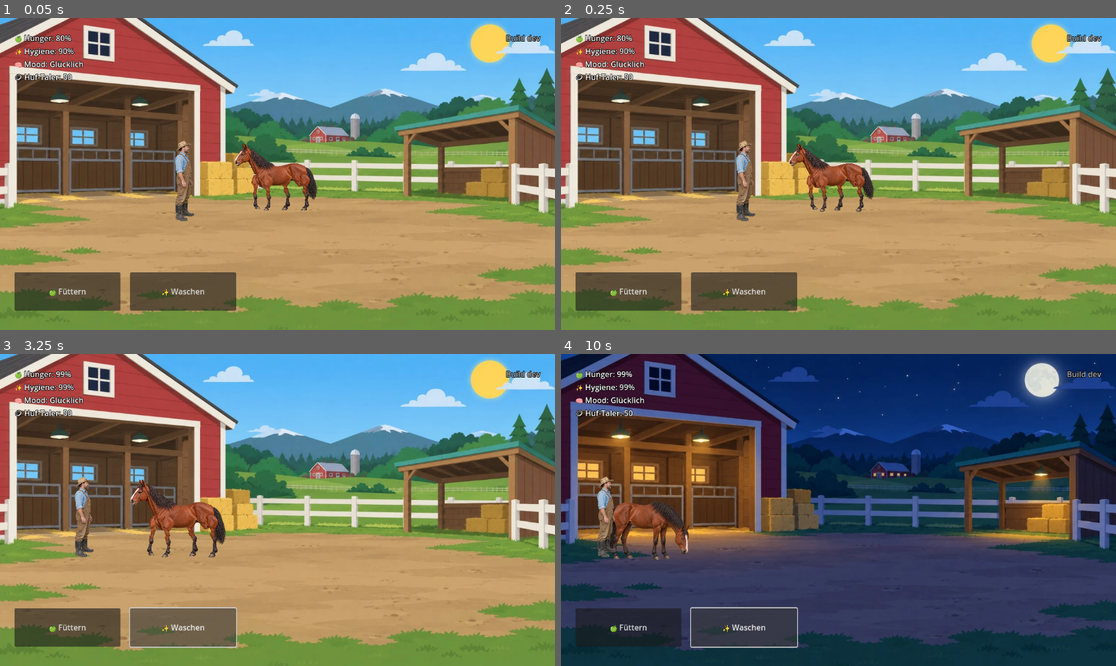
Above: before the commit, frames 1-4 (two rows, left to right).
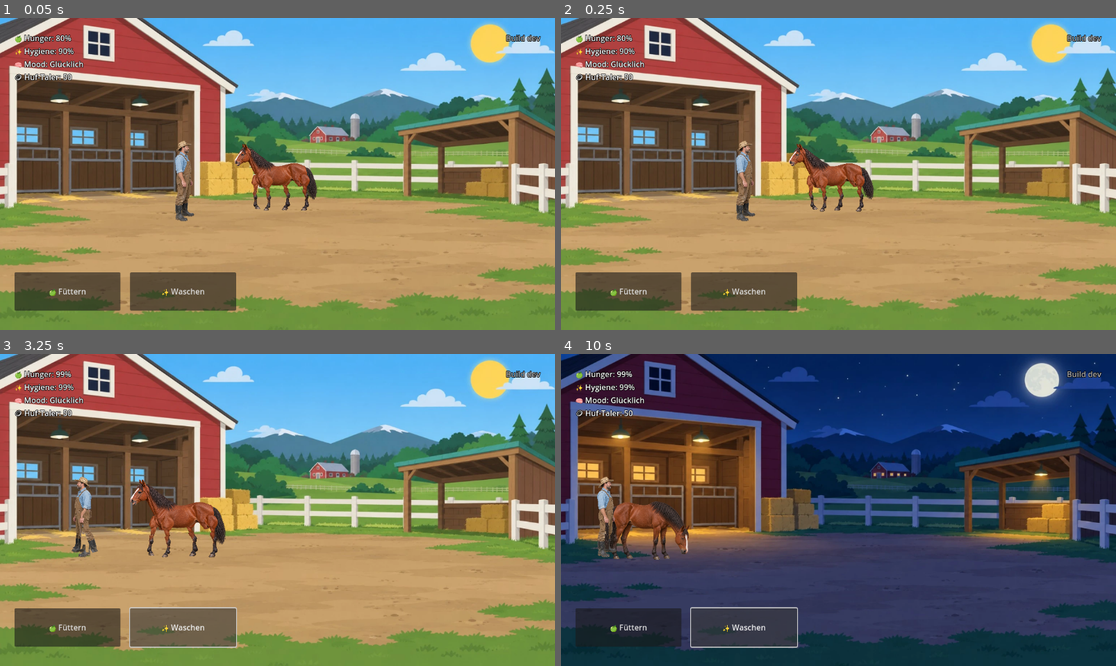
Above: after the commit, the same moments.

Repository: marceldubrig-hash/Pferd-und-Steve
Game: Godot game, scene res://scenes/main.tscn
The game is run twice, just before and just after one commit, with the same random seed, the same clock (stepped at 60 frames per second) and the same inputs.
Inputs:
- Up to frame 1 (0.05 s): no input
- Up to frame 2 (0.25 s): no input
- Up to frame 3 (3.25 s): click "🍏 Füttern" at 0.5 s; click "✨ Waschen" at 1.25 s; click "🍏 Füttern" at 2 s; click "✨ Waschen" at 2.75 s
- Up to frame 4 (10 s): click "🍏 Füttern" at 3.5 s; click "✨ Waschen" at 4.25 s

The runs differ from the first frame. In frame 1, less than 0.1% of the frame differs, in the area x 31-34%, y 39-60%; in frame 2, less than 0.1%; in frame 3, 0.5%, in the area x 12-18%, y 39-66%; in frame 4, less than 0.1%.

Commit message:
feat: Steve lebt - Walk-Animation beim Ausweichen, schaut dem Pferd zu
_static sprite ersetzt durch das Cutout-Rig: Beine, Arme und Kopf bewegen
sich beim Laufen (Dodge), im Stand schaut Steve immer zum Pferd.

Diff:
--- a/scripts/main.gd
+++ b/scripts/main.gd
@@ -3,6 +3,7 @@
 const FARM_DAY := "res://assets/backgrounds/farm_day_v01.png"
 const FARM_NIGHT := "res://assets/backgrounds/farm_night_v01.png"
 const STEVE_STANDING := "res://assets/steve/steve_standing_v01.png"
+const STEVE_CUTOUT_RIG := "res://scenes/steve_cutout_rig.tscn"
 
 # Farmer Steve stands at a fixed yard spot for now (no movement, no collision).
 # Calibration from the confirmed cutout steve_standing_v01.png (1024x1536):
@@ -149,6 +150,10 @@
 @onready var horse_root: Node2D = $HorseRoot
 
 var steve_root: Node2D = null
+var steve_rig: Node2D = null
+var steve_anim: AnimationPlayer = null
+# +1 = schaut nach rechts (Kanon-Seitenansicht), -1 = nach links.
+var steve_facing := 1.0
 var steve_x_ratio := STEVE_X_RATIO
 var steve_dodge_target_x_ratio := STEVE_X_RATIO
 @onready var horse_visual: Node2D = $HorseRoot/HorseVisual
@@ -792,13 +797,13 @@
 	steve_root.name = "SteveRoot"
 	add_child(steve_root)
 
-	var steve_sprite := Sprite2D.new()
-	steve_sprite.name = "SteveVisual"
-	steve_sprite.texture = load(STEVE_STANDING)
-	steve_sprite.centered = false
-	# Boots-bottom-center of the cutout sits exactly on the root anchor.
-	steve_sprite.position = Vector2(-STEVE_ANCHOR_X_PX, -STEVE_ANCHOR_BOTTOM_PX)
-	steve_root.add_child(steve_sprite)
+	# Articulated cutout rig (same 1024x1536 source space, boots-bottom-center
+	# anchor (494, 1521) like the old static sprite).
+	steve_rig = load(STEVE_CUTOUT_RIG).instantiate()
+	steve_rig.name = "SteveVisual"
+	steve_rig.position = Vector2(-STEVE_ANCHOR_X_PX, -STEVE_ANCHOR_BOTTOM_PX)
+	steve_root.add_child(steve_rig)
+	steve_anim = steve_rig.get_node("SteveAnimationPlayer")
 
 
 func _update_steve_dodge(delta: float) -> void:
@@ -852,7 +857,19 @@
 		STEVE_DODGE_SPEED_RATIO_PER_SECOND * delta
 	)
 	if not is_equal_approx(next_x, steve_x_ratio):
+		# Beim Ausweichen in Laufrichtung schauen, Walk-Animation an.
+		steve_facing = 1.0 if next_x > steve_x_ratio else -1.0
 		steve_x_ratio = next_x
+		if steve_anim and steve_anim.current_animation != "walk":
+			steve_anim.play("walk")
+		_place_steve(size)
+	else:
+		# Im Stand dem Pferd zugewandt (er passt ja auf es auf).
+		var horse_center_x := (horse_span.x + horse_span.y) * 0.5
+		steve_facing = 1.0 if horse_center_x >= steve_center_x else -1.0
+		if steve_anim and steve_anim.current_animation == "walk":
+			steve_anim.play("RESET")
+			steve_anim.advance(0.0)
 		_place_steve(size)
 
 
@@ -879,5 +896,5 @@
 		size.x * steve_x_ratio,
 		size.y * projected_foot_y_ratio
 	)
-	steve_root.scale = Vector2.ONE * visual_scale
+	steve_root.scale = Vector2(visual_scale * steve_facing, visual_scale)
 	steve_root.z_index = int(round(STEVE_DEPTH_T * 100.0))
